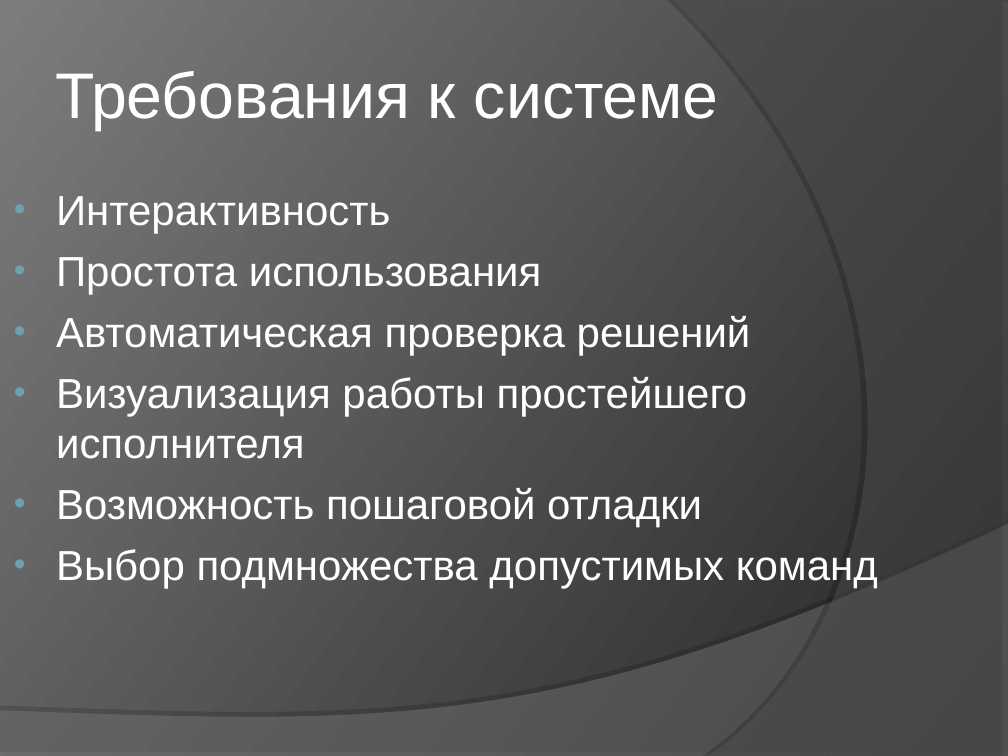
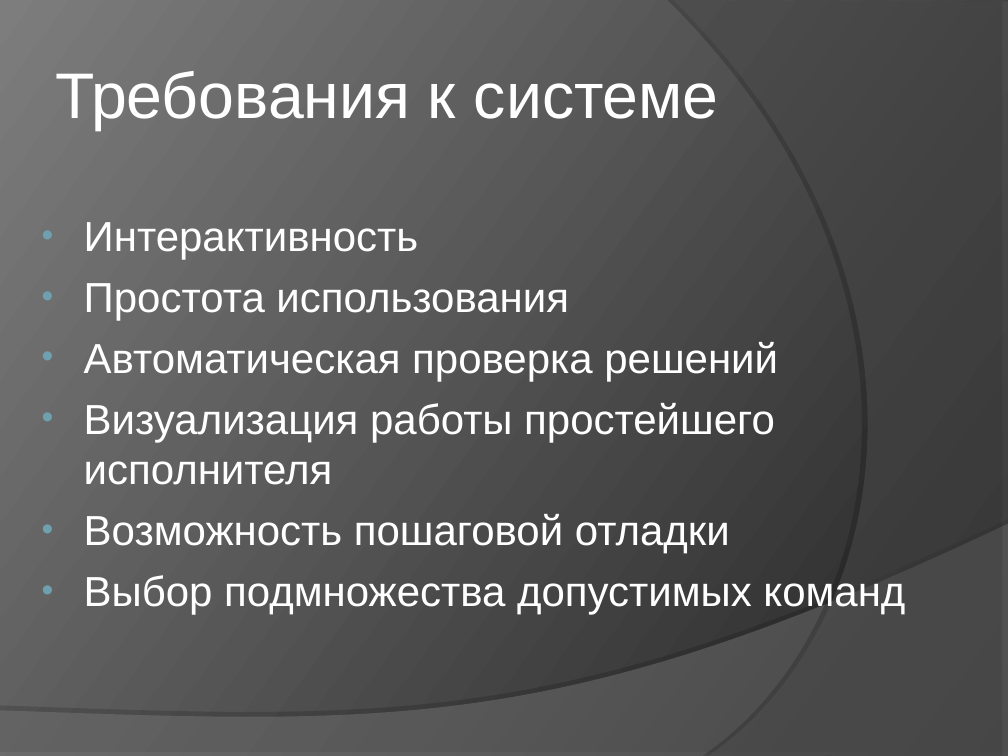
Before and after one commit to klenin/cats-junior, a slide deck: slide 4 of C8503A_Vasilyeva_presentation.ppt. Drawn at 1008x756 pixels with LibreOffice and Linux fonts; fonts in the diff are those of the drawing. Boxes give left, top, right and bottom in pixels: in the first picture for what was removed or moved away, otherwise in the second. Text is boxed around its words. In the diff, an @@ line names an element or a change of style, - is before the commit and + after.

```diff
--- a/C8503A_Vasilyeva_presentation.ppt
+++ b/C8503A_Vasilyeva_presentation.ppt
@@ text "Интерактивность": place and size @@
-text "Интерактивность" at [56, 196, 878, 589]
+text "Интерактивность" at [84, 222, 905, 614]
```
Also in this commit, not shown: 2 other slides changed, 15 slides added, 2 slides removed, 2 other files.
